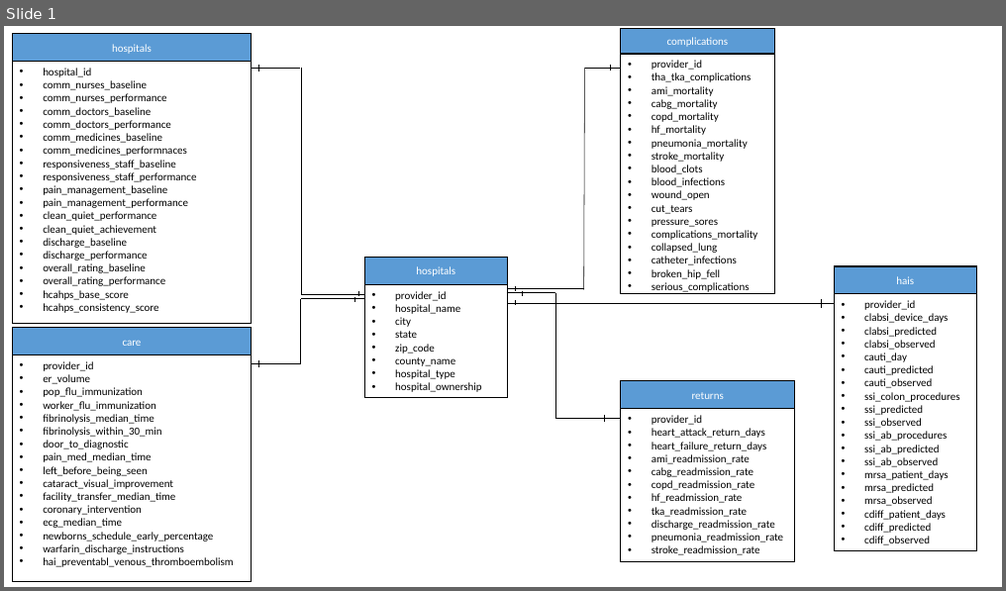
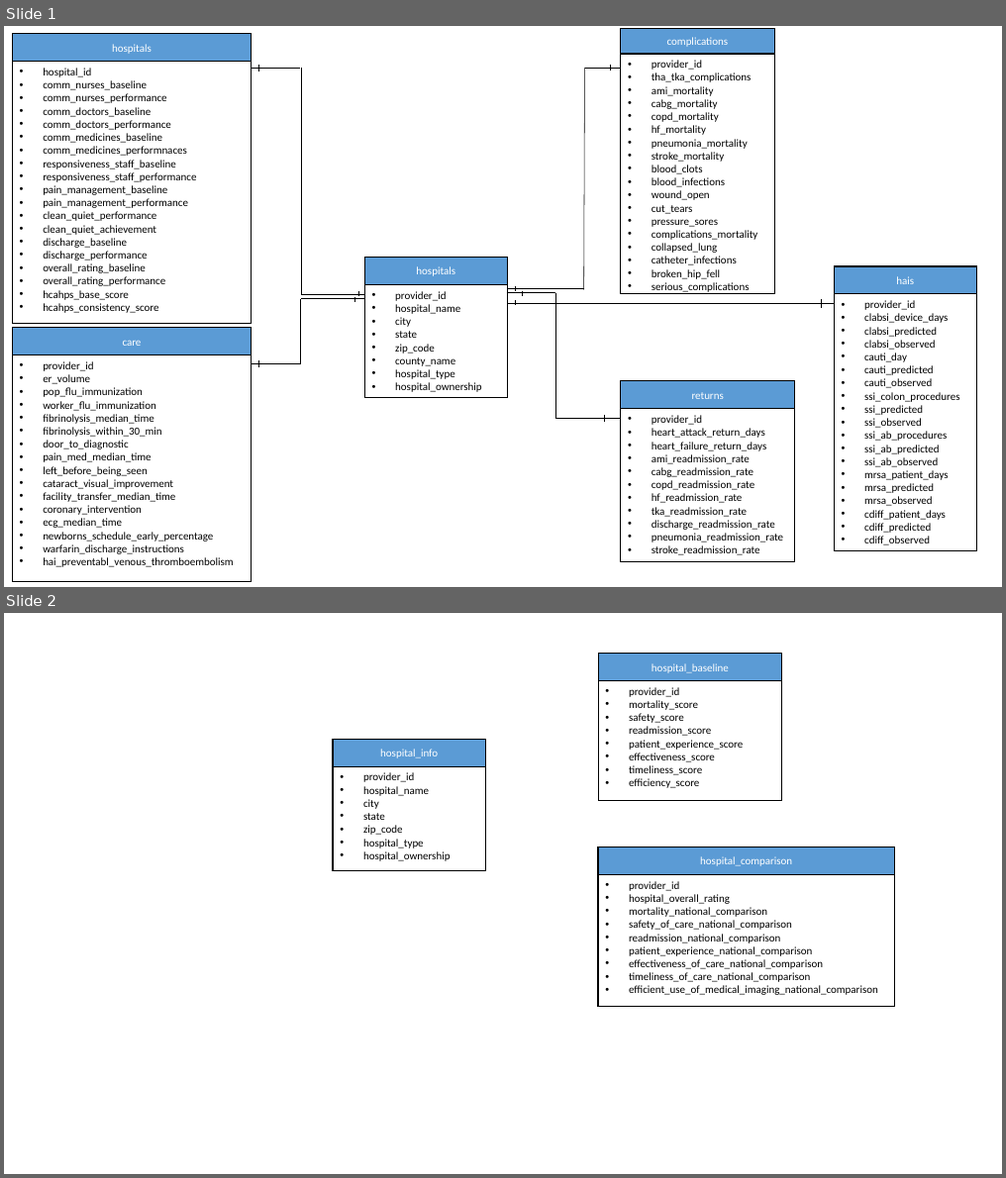
Before and after one commit to phattdoan/w205-exercise_1, a slide deck: documents/ERF.pptx. Shown one above the other, each under a label of ours: slide 1 before the commit, slides 1 and 2 after it. The pictures are 1006x591 and 1006x1178 pixels, drawn with LibreOffice and Linux fonts; fonts in the diff are those of the drawing. Boxes give left, top, right and bottom in pixels: in the first picture for what was removed or moved away, otherwise in the second. Text is boxed around its words. In the diff, an @@ line names an element or a change of style, - is before the commit and + after.

Commit message:
added hospital_compare and procedure variability

```diff
--- a/documents/ERF.pptx
+++ b/documents/ERF.pptx
@@ slide 2 added at box(4, 613, 1002, 1174), background #FFFFFF @@
@@ rectangle added at box(598, 654, 782, 681), fill #5B9BD5, outline #000000 1 pt, 10.5 pt, text #FFFFFF @@
+hospital_baseline
@@ rectangle added at box(598, 681, 782, 801), fill #FFFFFF, outline #000000 1 pt, 10.5 pt, text #000000 @@
+• provider_id
+• mortality_score
+• safety_score
+• readmission_score
+• patient_experience_score
+• effectiveness_score
+• timeliness_score
+• efficiency_score
@@ rectangle added at box(333, 739, 485, 766), fill #5B9BD5, outline #000000 1 pt, 10.5 pt, text #FFFFFF @@
+hospital_info
@@ rectangle added at box(333, 766, 485, 870), fill #FFFFFF, outline #000000 1 pt, 10.5 pt, text #000000 @@
+• provider_id
+• hospital_name
+• city
+• state
+• zip_code
+• hospital_type
+• hospital_ownership
@@ rectangle added at box(598, 848, 895, 875), fill #5B9BD5, outline #000000 1 pt, 10.5 pt, text #FFFFFF @@
+hospital_comparison
@@ rectangle added at box(598, 875, 895, 1007), fill #FFFFFF, outline #000000 1 pt, 10.5 pt, text #000000 @@
+• provider_id
+• hospital_overall_rating
+• mortality_national_comparison
+• safety_of_care_national_comparison
+• readmission_national_comparison
+• patient_experience_national_comparison
+• effectiveness_of_care_national_comparison
+• timeliness_of_care_national_comparison
+• efficient_use_of_medical_imaging_national_comparison
```
Also in this commit, not shown: 1 slide removed, 5 other files.
